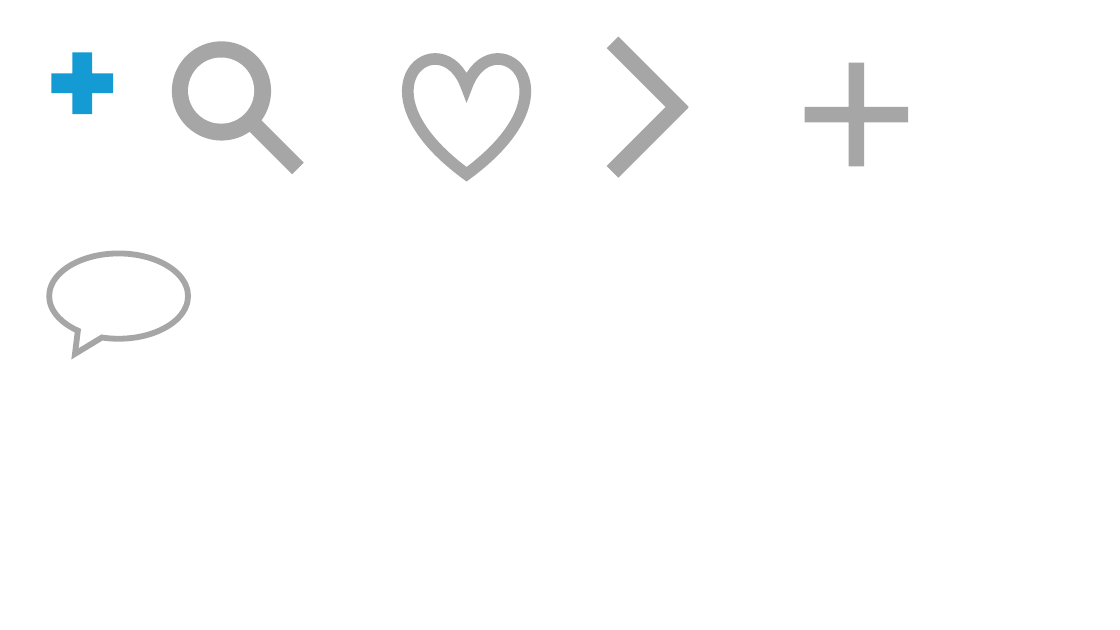
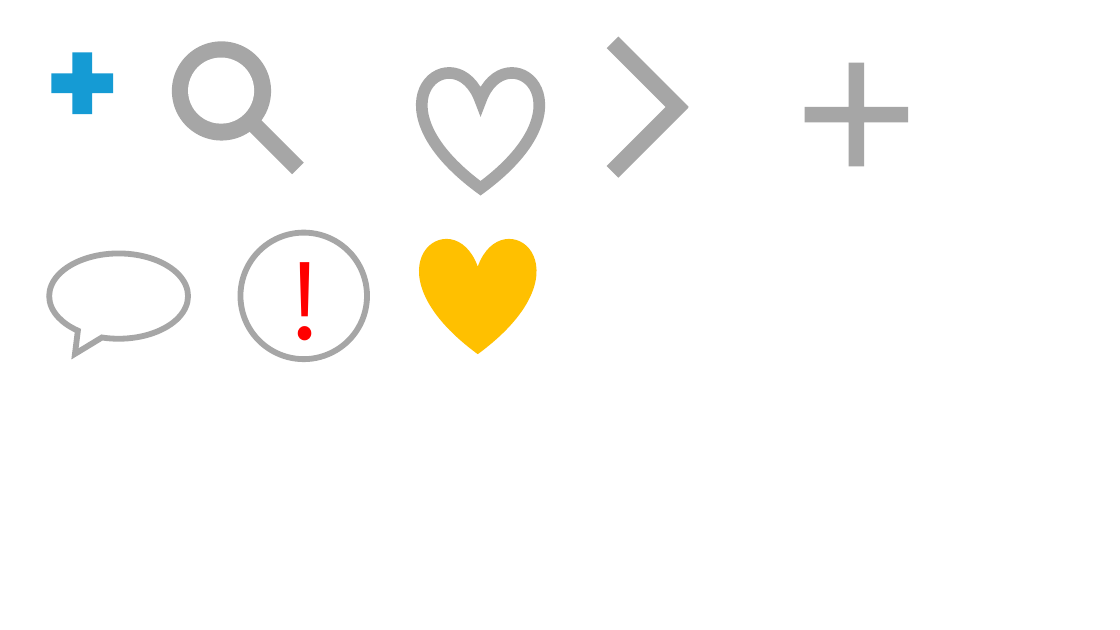
Before and after one commit to jmchen-ggm/insurance-frontend, a slide deck: slide 7 of 保险APP图标.pptx. Drawn at 1120x630 pixels with LibreOffice and Linux fonts; fonts in the diff are those of the drawing. Boxes give left, top, right and bottom in pixels: in the first picture for what was removed or moved away, otherwise in the second. Text is boxed around its words. In the diff, an @@ line names an element or a change of style, - is before the commit and + after.

```diff
--- a/保险APP图标.pptx
+++ b/保险APP图标.pptx
@@ heart: place and size @@
-heart at [408,57,525,174]
+heart at [423,71,539,188]
@@ ellipse added at [240,233,367,360], outline #A6A6A6 5 pt @@
@@ text added at [281,233,330,365], 88 pt, text #FF0000 @@
+!
@@ heart added at [419,238,536,355], fill #FFC000 @@
```
Also in this commit, not shown: 1 other slide changed, 3 other files.
